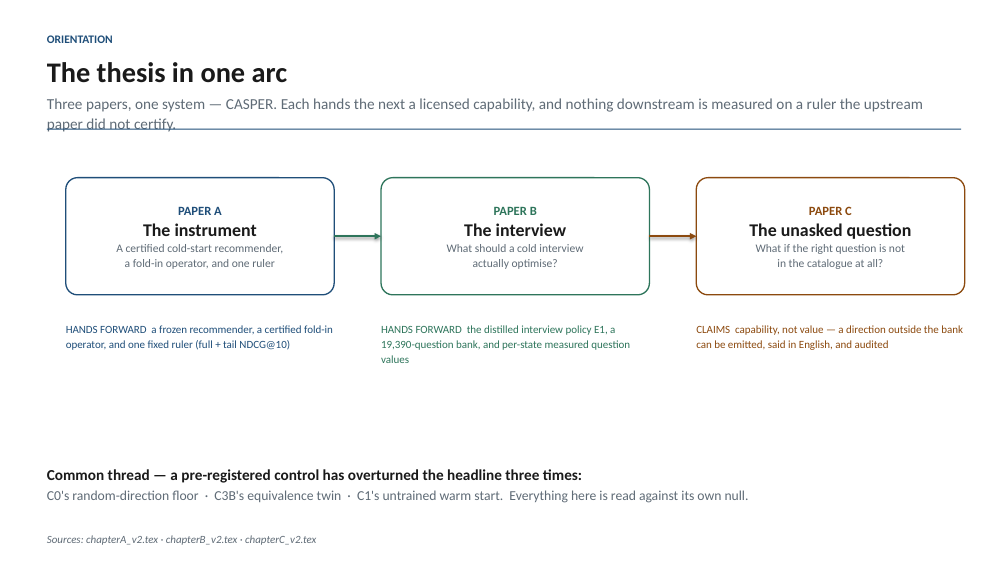
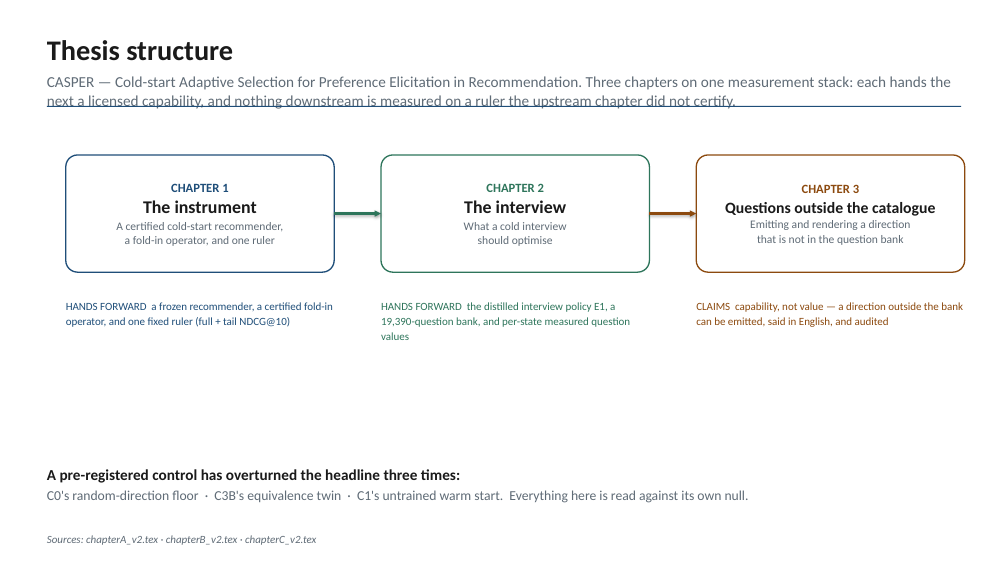
Before and after one commit to makarovaalexa-brch/casper, a slide deck: slide 2 of new_chapters/slides/casper_supervisor_2026-09.pptx. Drawn at 1008x567 pixels with LibreOffice and Linux fonts; fonts in the diff are those of the drawing. Boxes give left, top, right and bottom in pixels: in the first picture for what was removed or moved away, otherwise in the second. Text is boxed around its words. In the diff, an @@ line names an element or a change of style, - is before the commit and + after.

```diff
--- a/new_chapters/slides/casper_supervisor_2026-09.pptx
+++ b/new_chapters/slides/casper_supervisor_2026-09.pptx
@@ text at box(47, 40, 233, 61): text changed @@
-The thesis in one arc
+Thesis structure
@@ text removed at box(47, 35, 113, 43) @@
-ORIENTATION
@@ text at box(47, 76, 951, 109): text changed @@
-Three papers, one system — CASPER. Each hands the next a licensed capability, and nothing downstream is measured on a ruler the upstream paper did not certify.
+CASPER — Cold-start Adaptive Selection for Preference Elicitation in Recommendation. Three chapters on one measurement stack: each hands the next a licensed capability, and nothing downstream is measured on a ruler the upstream chapter did not certify.
@@ 3 texts, 3 rounded rectangles, 1 rectangle: place and size @@
-3 texts, 3 rounded rectangles, 1 rectangle at box(47, 129, 965, 363)
+3 texts, 3 rounded rectangles, 1 rectangle at box(47, 106, 965, 340)
@@ text in rounded rectangle at box(171, 183, 228, 192): text changed @@
-PAPER A
+CHAPTER 1
@@ text in rounded rectangle at box(486, 183, 544, 192): text changed @@
-PAPER B
+CHAPTER 2
@@ text in rounded rectangle at box(725, 184, 935, 245): text changed @@
-PAPER C
-The unasked question
-What if the right question is not
-in the catalogue at all?
+CHAPTER 3
+Questions outside the catalogue
+Emitting and rendering a direction
+that is not in the question bank
@@ arrow moved from (334, 236) - (381, 236) to (334, 214) - (381, 214) @@
@@ text in rounded rectangle at box(464, 222, 566, 246): text changed @@
-What should a cold interview
-actually optimise?
+What a cold interview
+should optimise
@@ arrow moved from (650, 236) - (696, 236) to (650, 214) - (696, 214) @@
@@ text at box(47, 469, 460, 483): text changed @@
-Common thread — a pre-registered control has overturned the headline three times:
+A pre-registered control has overturned the headline three times:
```
Also in this commit, not shown: 53 other slides changed, 4 slides added, 1 slide removed, 11 other files.
